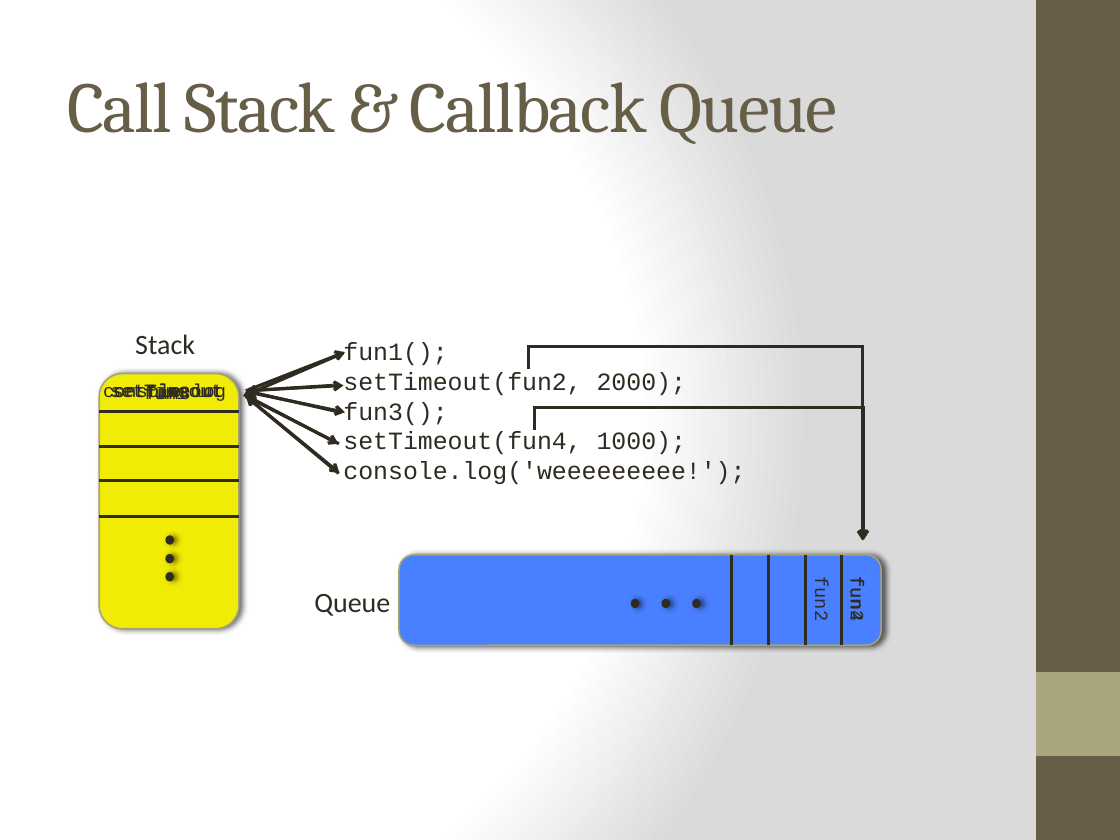
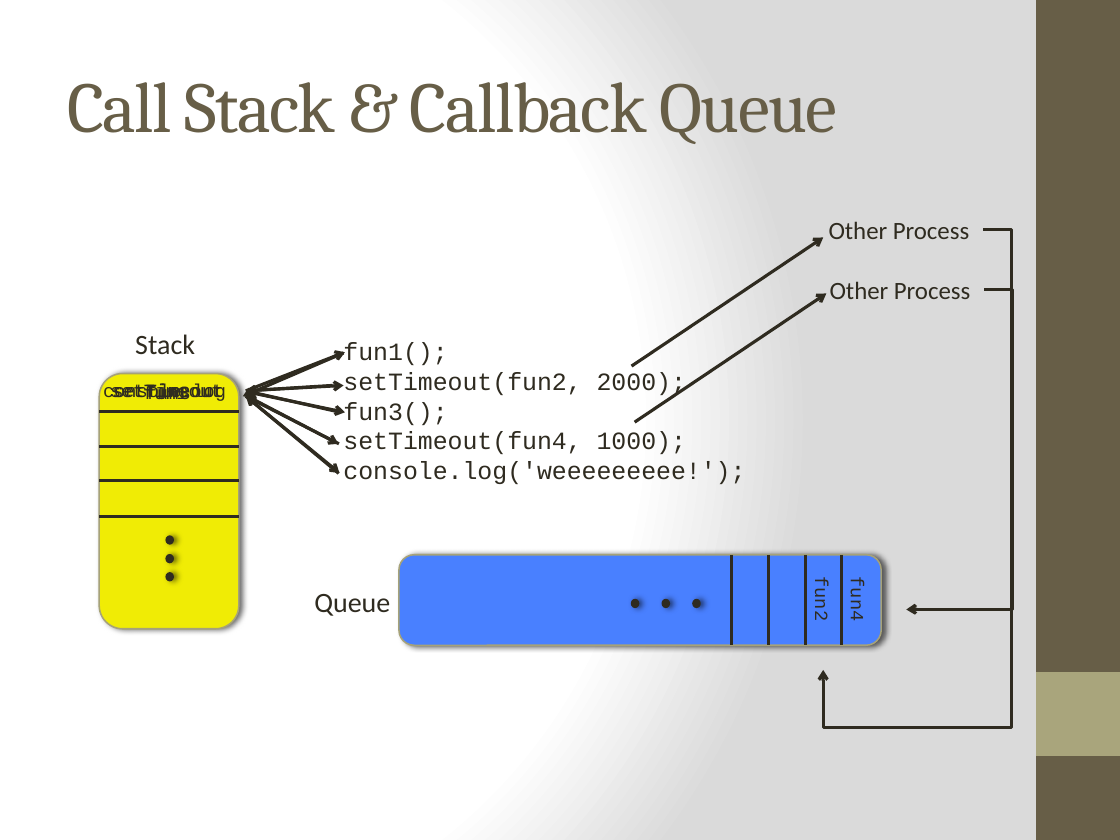
Before and after one commit to cheryly279/AsyncDiscussion, a slide deck: slide 7 of Async_Discussion_9_29_15.pptx. Drawn at 1120x840 pixels with LibreOffice and Linux fonts; fonts in the diff are those of the drawing. Boxes give left, top, right and bottom in pixels: in the first picture for what was removed or moved away, otherwise in the second. Text is boxed around its words. In the diff, an @@ line names an element or a change of style, - is before the commit and + after.

```diff
--- a/Async_Discussion_9_29_15.pptx
+++ b/Async_Discussion_9_29_15.pptx
@@ arrow added from (632, 366) to (823, 237), #2F2B20 2 pt @@
@@ elbow arrow added from (983, 230) to (823, 670), #2F2B20 2 pt @@
@@ text added at box(829, 221, 969, 239), 16 pt, text #2F2B20 @@
+Other Process
@@ line moved from (529, 346) - (864, 346) to (635, 422) - (827, 293) @@
@@ line (635, 422) - (827, 293): line to arrow @@
@@ text added at box(830, 281, 970, 299), 16 pt, text #2F2B20 @@
+Other Process
@@ elbow arrow added from (984, 290) to (906, 609), #2F2B20 2 pt @@
@@ line removed from (529, 368) to (529, 345) @@
@@ arrow removed from (862, 346) to (862, 541) @@
@@ line removed from (534, 430) to (534, 405) @@
@@ line removed from (534, 408) to (866, 408) @@
@@ arrow removed from (864, 408) to (864, 540) @@
@@ text removed at box(845, 581, 866, 620) @@
-fun2
```
Also in this commit, not shown: 3 other slides changed, 7 other files.
